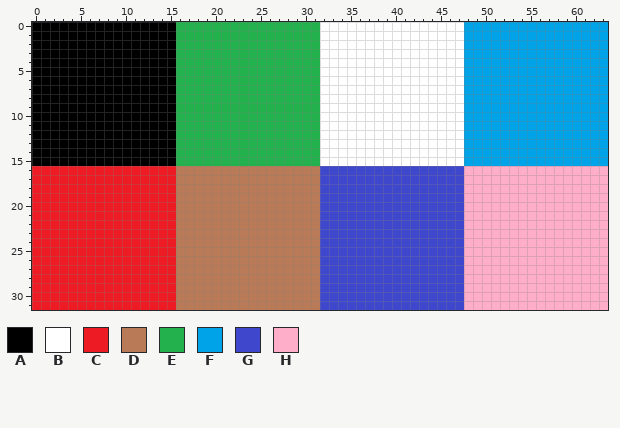
Edited in one commit: pixel-art sprite (assets/tilemap.png). Above: the version before the commit.
The file is 128x64 pixels, drawn in blocks of 2x2; one block is one cell here. Colours within 5 levels of each other are drawn and written as one.
Palette (. is transparent): A #000000  B #ffffff  C #ed1c24  D #b97a57  E #22b14c  F #00a2e8  G #3f48cc  H #ffaec9
Pixels before, first column x 0:
 0 AAAAAAAAAAAAAAAAEEEEEEEEEEEEEEEEBBBBBBBBBBBBBBBBFFFFFFFFFFFFFFFF
 1 AAAAAAAAAAAAAAAAEEEEEEEEEEEEEEEEBBBBBBBBBBBBBBBBFFFFFFFFFFFFFFFF
 2 AAAAAAAAAAAAAAAAEEEEEEEEEEEEEEEEBBBBBBBBBBBBBBBBFFFFFFFFFFFFFFFF
 3 AAAAAAAAAAAAAAAAEEEEEEEEEEEEEEEEBBBBBBBBBBBBBBBBFFFFFFFFFFFFFFFF
 4 AAAAAAAAAAAAAAAAEEEEEEEEEEEEEEEEBBBBBBBBBBBBBBBBFFFFFFFFFFFFFFFF
 5 AAAAAAAAAAAAAAAAEEEEEEEEEEEEEEEEBBBBBBBBBBBBBBBBFFFFFFFFFFFFFFFF
 6 AAAAAAAAAAAAAAAAEEEEEEEEEEEEEEEEBBBBBBBBBBBBBBBBFFFFFFFFFFFFFFFF
 7 AAAAAAAAAAAAAAAAEEEEEEEEEEEEEEEEBBBBBBBBBBBBBBBBFFFFFFFFFFFFFFFF
 8 AAAAAAAAAAAAAAAAEEEEEEEEEEEEEEEEBBBBBBBBBBBBBBBBFFFFFFFFFFFFFFFF
 9 AAAAAAAAAAAAAAAAEEEEEEEEEEEEEEEEBBBBBBBBBBBBBBBBFFFFFFFFFFFFFFFF
10 AAAAAAAAAAAAAAAAEEEEEEEEEEEEEEEEBBBBBBBBBBBBBBBBFFFFFFFFFFFFFFFF
11 AAAAAAAAAAAAAAAAEEEEEEEEEEEEEEEEBBBBBBBBBBBBBBBBFFFFFFFFFFFFFFFF
12 AAAAAAAAAAAAAAAAEEEEEEEEEEEEEEEEBBBBBBBBBBBBBBBBFFFFFFFFFFFFFFFF
13 AAAAAAAAAAAAAAAAEEEEEEEEEEEEEEEEBBBBBBBBBBBBBBBBFFFFFFFFFFFFFFFF
14 AAAAAAAAAAAAAAAAEEEEEEEEEEEEEEEEBBBBBBBBBBBBBBBBFFFFFFFFFFFFFFFF
15 AAAAAAAAAAAAAAAAEEEEEEEEEEEEEEEEBBBBBBBBBBBBBBBBFFFFFFFFFFFFFFFF
16 CCCCCCCCCCCCCCCCDDDDDDDDDDDDDDDDGGGGGGGGGGGGGGGGHHHHHHHHHHHHHHHH
17 CCCCCCCCCCCCCCCCDDDDDDDDDDDDDDDDGGGGGGGGGGGGGGGGHHHHHHHHHHHHHHHH
18 CCCCCCCCCCCCCCCCDDDDDDDDDDDDDDDDGGGGGGGGGGGGGGGGHHHHHHHHHHHHHHHH
19 CCCCCCCCCCCCCCCCDDDDDDDDDDDDDDDDGGGGGGGGGGGGGGGGHHHHHHHHHHHHHHHH
20 CCCCCCCCCCCCCCCCDDDDDDDDDDDDDDDDGGGGGGGGGGGGGGGGHHHHHHHHHHHHHHHH
21 CCCCCCCCCCCCCCCCDDDDDDDDDDDDDDDDGGGGGGGGGGGGGGGGHHHHHHHHHHHHHHHH
22 CCCCCCCCCCCCCCCCDDDDDDDDDDDDDDDDGGGGGGGGGGGGGGGGHHHHHHHHHHHHHHHH
23 CCCCCCCCCCCCCCCCDDDDDDDDDDDDDDDDGGGGGGGGGGGGGGGGHHHHHHHHHHHHHHHH
24 CCCCCCCCCCCCCCCCDDDDDDDDDDDDDDDDGGGGGGGGGGGGGGGGHHHHHHHHHHHHHHHH
25 CCCCCCCCCCCCCCCCDDDDDDDDDDDDDDDDGGGGGGGGGGGGGGGGHHHHHHHHHHHHHHHH
26 CCCCCCCCCCCCCCCCDDDDDDDDDDDDDDDDGGGGGGGGGGGGGGGGHHHHHHHHHHHHHHHH
27 CCCCCCCCCCCCCCCCDDDDDDDDDDDDDDDDGGGGGGGGGGGGGGGGHHHHHHHHHHHHHHHH
28 CCCCCCCCCCCCCCCCDDDDDDDDDDDDDDDDGGGGGGGGGGGGGGGGHHHHHHHHHHHHHHHH
29 CCCCCCCCCCCCCCCCDDDDDDDDDDDDDDDDGGGGGGGGGGGGGGGGHHHHHHHHHHHHHHHH
30 CCCCCCCCCCCCCCCCDDDDDDDDDDDDDDDDGGGGGGGGGGGGGGGGHHHHHHHHHHHHHHHH
31 CCCCCCCCCCCCCCCCDDDDDDDDDDDDDDDDGGGGGGGGGGGGGGGGHHHHHHHHHHHHHHHH
Once edited:
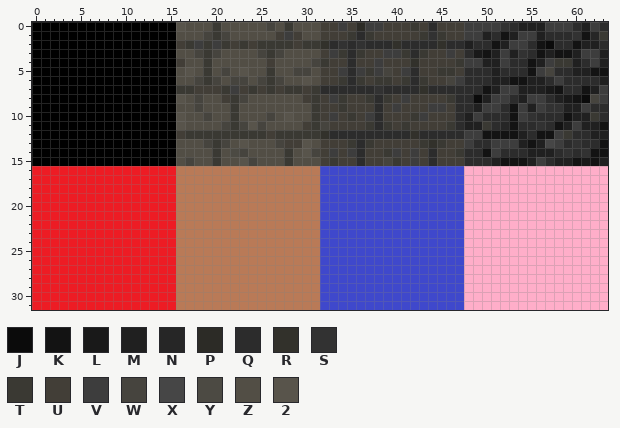
Colours new in this view: J #0b0b0b  K #131313  L #191919  M #202020  N #262626  P #2c2b26  Q #2c2c2c  R #32312b  S #323232  T #3a3933  U #423e37  V #3d3d3d  W #46443e  X #464646  Y #4c4a43  Z #524e45  2 #58544b
Difference:
{"y":0,"x":16,"old":"EEEEEEEEEEEEEEEEBBBBBBBBBBBBBBBBFFFFFFFFFFFFFFFF","new":"2ZZZTZZZZZWZTZZZUUVUPVVUUUTUQUUUVVVVSQMMMVVVQMVQ"}
{"y":1,"x":16,"old":"EEEEEEEEEEEEEEEEBBBBBBBBBBBBBBBBFFFFFFFFFFFFFFFF","new":"ZZZWTWZZZZZUVUZZUUUTQTUUUUUTSTUUVVMQKMVVMQQQSKNT"}
{"y":2,"x":16,"old":"EEEEEEEEEEEEEEEEBBBBBBBBBBBBBBBBFFFFFFFFFFFFFFFF","new":"UTVTVTUTUTTTTUTTRQSQSQQQRQQQQRQQMQQKMVVQKJQQKMMQ"}
{"y":3,"x":16,"old":"EEEEEEEEEEEEEEEEBBBBBBBBBBBBBBBBFFFFFFFFFFFFFFFF","new":"ZZWTWZZZZWTWZZZZUVTQTUUVVTQTUUVUQLKMVMSQKMKKMVVM"}
{"y":4,"x":16,"old":"EEEEEEEEEEEEEEEEBBBBBBBBBBBBBBBBFFFFFFFFFFFFFFFF","new":"UZZTZZZZZZUZZZZWTUUQUUVUUURUUUUTVVMMVQQKMVTTMQVM"}
{"y":5,"x":16,"old":"EEEEEEEEEEEEEEEEBBBBBBBBBBBBBBBBFFFFFFFFFFFFFFFF","new":"Z2ZTZWZ2ZZTZZWWZUUVQVTVWUVQUUTTUQQQMQQQKVWQQMMKK"}
{"y":6,"x":16,"old":"EEEEEEEEEEEEEEEEBBBBBBBBBBBBBBBBFFFFFFFFFFFFFFFF","new":"ZZWTWZWWZWTWZZ2ZUUTQTUTTUTQTUUWVQQQMMKKMMQVQQQQM"}
{"y":7,"x":16,"old":"EEEEEEEEEEEEEEEEBBBBBBBBBBBBBBBBFFFFFFFFFFFFFFFF","new":"TTUUUTVUTUTUTTUTQQQQQQSQQQQRQQQQQQKMVVMMMLKQQKMV"}
{"y":8,"x":16,"old":"EEEEEEEEEEEEEEEEBBBBBBBBBBBBBBBBFFFFFFFFFFFFFFFF","new":"2ZWZZUTWZZZZZZUTUVTUUTQTUVUUUUTQQJMVVQMVVQMLKJWV"}
{"y":9,"x":16,"old":"EEEEEEEEEEEEEEEEBBBBBBBBBBBBBBBBFFFFFFFFFFFFFFFF","new":"ZZWZZZTZZZZZZZZTUUTUUUQUVUUUVVUQQMVVQKVMVSSMMVQQ"}
{"y":10,"x":16,"old":"EEEEEEEEEEEEEEEEBBBBBBBBBBBBBBBBFFFFFFFFFFFFFFFF","new":"2ZZWZZTZZZWZ2ZZTUVUTUVQUUUTVUUUQMVQQQKVSQQQKMMTQ"}
{"y":11,"x":16,"old":"EEEEEEEEEEEEEEEEBBBBBBBBBBBBBBBBFFFFFFFFFFFFFFFF","new":"2ZZZZWTW2WZZZZUTWUUUUTQTUTUUUUTQMMTQNKQQSQKMVMMK"}
{"y":12,"x":16,"old":"EEEEEEEEEEEEEEEEBBBBBBBBBBBBBBBBFFFFFFFFFFFFFFFF","new":"UTTTTTTTTTUTTTTTRQQQQQQQQQRQQQQQVVKKKKMQKKVTQQMM"}
{"y":13,"x":16,"old":"EEEEEEEEEEEEEEEEBBBBBBBBBBBBBBBBFFFFFFFFFFFFFFFF","new":"ZZZWTWZ2ZZZWUU2ZUUUTQTUUUUUTRTUUVQQVVVMKMXVQSQQK"}
{"y":14,"x":16,"old":"EEEEEEEEEEEEEEEEBBBBBBBBBBBBBBBBFFFFFFFFFFFFFFFF","new":"ZZZZTZYWZZZZTZ2WUVUVQUUTVUVUQUUTQQKVQQQMMMQSQSKK"}
{"y":15,"x":16,"old":"EEEEEEEEEEEEEEEEBBBBBBBBBBBBBBBBFFFFFFFFFFFFFFFF","new":"ZWZZTZZ2WZZZTZZZUTUUQUUWTUVUQUUUQQQMKKKMVQMMKLKM"}
{"label":"changed","picture_box":[176,22,608,166]}
